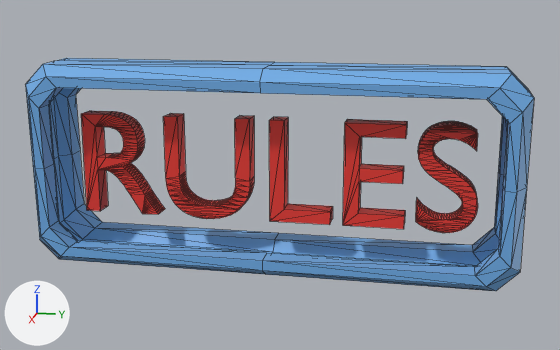
The glTF model models/rules.glb as it was, and as the next commit left it.
Rendered twice from a 50 mm lens placed at (1.795, 0.383, 0.434), pointed at (-0.001, 0.024, -0.015). The lights are fixed; the arrows at lower left show +X, +Y and +Z. Mesh edges are drawn as thin lines. Objects named as collision shapes, trigger or cutter boxes, shadow casters or lower levels of detail are left out. Where no turn or scale is listed for an object, it has been applied to the vertices. Vertices at the same position are counted once.

The older version as bpy lines, for what is in view:
```python
me_cube_007 = bpy.data.meshes.new('Cube.007')
me_cube_007.from_pydata(...)  # 144 vertices, 288 faces; spans x -0.8..0.8, y -1.18..1.18, z -1.0..1.0
me_cube_007.materials.append(mat_matériau_004)  # blue #6fade7
me_texte = bpy.data.meshes.new('Texte')
me_texte.from_pydata(...)  # 624 vertices, 1232 faces; spans x -0.025..0.025, y 0.028..0.992, z -0.003..0.252
me_texte.materials.append(mat_matériau_003)  # red #e7372e
ob_border = bpy.data.objects.new('border', me_cube_007)
ob_border.parent = ob_armature
ob_border.location = (0.0, 0.0, 0.0)
ob_border.rotation_euler = (0.0, 0.0205, 0.0)  # degrees (0, 1.2, 0)
ob_border.scale = (0.125, 0.5, 0.25)
ob_texte = bpy.data.objects.new('Texte', me_texte)
ob_texte.location = (0.0, -0.5, -0.125)
```
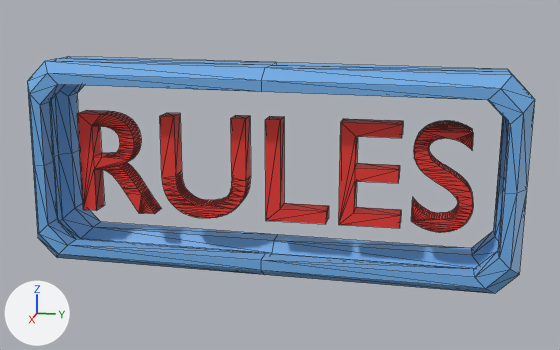
Patch to the scene script:
```diff
--- a/models/rules.glb.py
+++ b/models/rules.glb.py
@@ me_texte @@
 # used by ob_texte; location = (0.0, -0.5, -0.125)
-me_texte.from_pydata(...)  # 624 vertices, 1232 faces; spans x -0.025..0.025, y 0.028..0.992, z -0.003..0.252
+me_texte.from_pydata(...)  # 624 vertices, 1232 faces; spans x -0.025..0.025, y -0.482..0.482, z -0.128..0.128
+# me_texte part 1: the loose piece of 244 vertices spanning x -0.025..0.025, y 0.851..0.992, z -0.003..0.252 is moved by (0.0, -0.51, -0.124)
+# me_texte part 2: the loose piece of 24 vertices spanning x -0.025..0.025, y 0.682..0.826, z 0.0..0.249 is moved by (0.0, -0.51, -0.124)
+# me_texte part 3: the loose piece of 12 vertices spanning x -0.025..0.025, y 0.504..0.651, z 0.0..0.249 is moved by (0.0, -0.51, -0.124)
+# me_texte part 4: the loose piece of 188 vertices spanning x -0.025..0.025, y 0.028..0.22, z 0.0..0.249 is moved by (0.0, -0.51, -0.124)
+# me_texte part 5: all 2 vertices in x -0.025..0.025, y 0.394, z 0.042 are moved by (0.0, -0.6, -0.125)
+# me_texte part 6: 152 of the vertices in x -0.025..0.025, y 0.242..0.455, z -0.003..0.249 are moved by (0.0, -0.51, -0.124)
+# me_texte part 7: all 2 vertices in x -0.025..0.025, y 0.304, z 0.041 are moved by (0.0, -0.42, -0.124)
 me_texte.materials.append(mat_matériau_003)
@@ ob_texte @@
 ob_texte = bpy.data.objects.new('Texte', me_texte)
-ob_texte.location = (0.0, -0.5, -0.125)
+ob_texte.location = (0.0, 0.0, 0.0)
@@ ob_border @@
 ob_border = bpy.data.objects.new('border', me_cube_007)
-ob_border.parent = ob_armature
+ob_border.parent = ob_rulesborderarmature
 ob_border.location = (0.0, 0.0, 0.0)
-ob_border.rotation_euler = (0.0, 0.0205, 0.0)  # degrees (0, 1.2, 0)
 ob_border.scale = (0.125, 0.5, 0.25)
@@ ob_rulesborderarmature @@
+ob_rulesborderarmature = bpy.data.objects.new('rulesBorderArmature', None)
+ob_rulesborderarmature.location = (0.0, 0.0, 0.0)
+ob_rulesborderarmature.rotation_euler = (-0.00922, 0.0, 0.0)  # degrees (-0.5, 0, 0)
```

Pixel boxes [x1, y1, x2, y2] of what changed, in the pictures (560 x 350 px; the box of a moved part takes in the faces that stretch with it):
'border', moved, turned: before [25, 58, 534, 291]; after [27, 56, 535, 294]
'Texte', reshaped, moved: before [81, 111, 478, 233]; after [77, 110, 473, 232]
part 1 of me_texte, moved or reshaped: before [416, 121, 478, 233]; after [411, 121, 473, 232]
part 2 of me_texte, moved or reshaped: before [343, 119, 407, 229]; after [339, 119, 403, 228]
part 3 of me_texte, moved or reshaped: before [269, 117, 333, 225]; after [265, 116, 329, 224]
part 4 of me_texte, moved or reshaped: before [81, 111, 165, 214]; after [77, 110, 162, 214]
part 5 of me_texte, moved or reshaped: before [225, 196, 240, 206]; after [173, 194, 194, 201]
part 6 of me_texte, moved or reshaped: before [163, 113, 254, 219]; after [160, 113, 251, 218]
part 7 of me_texte, moved or reshaped: before [175, 194, 197, 201]; after [220, 197, 235, 205]
